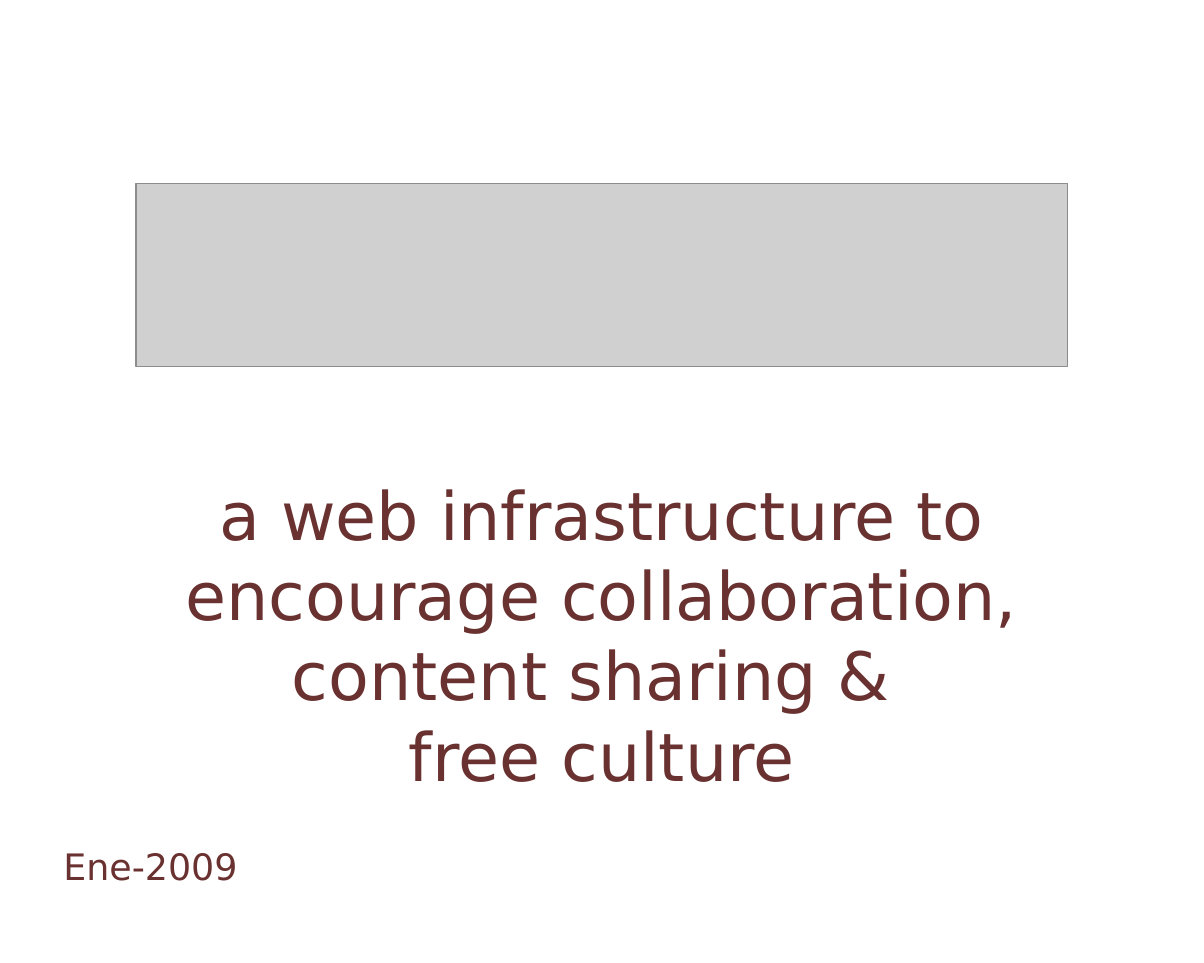
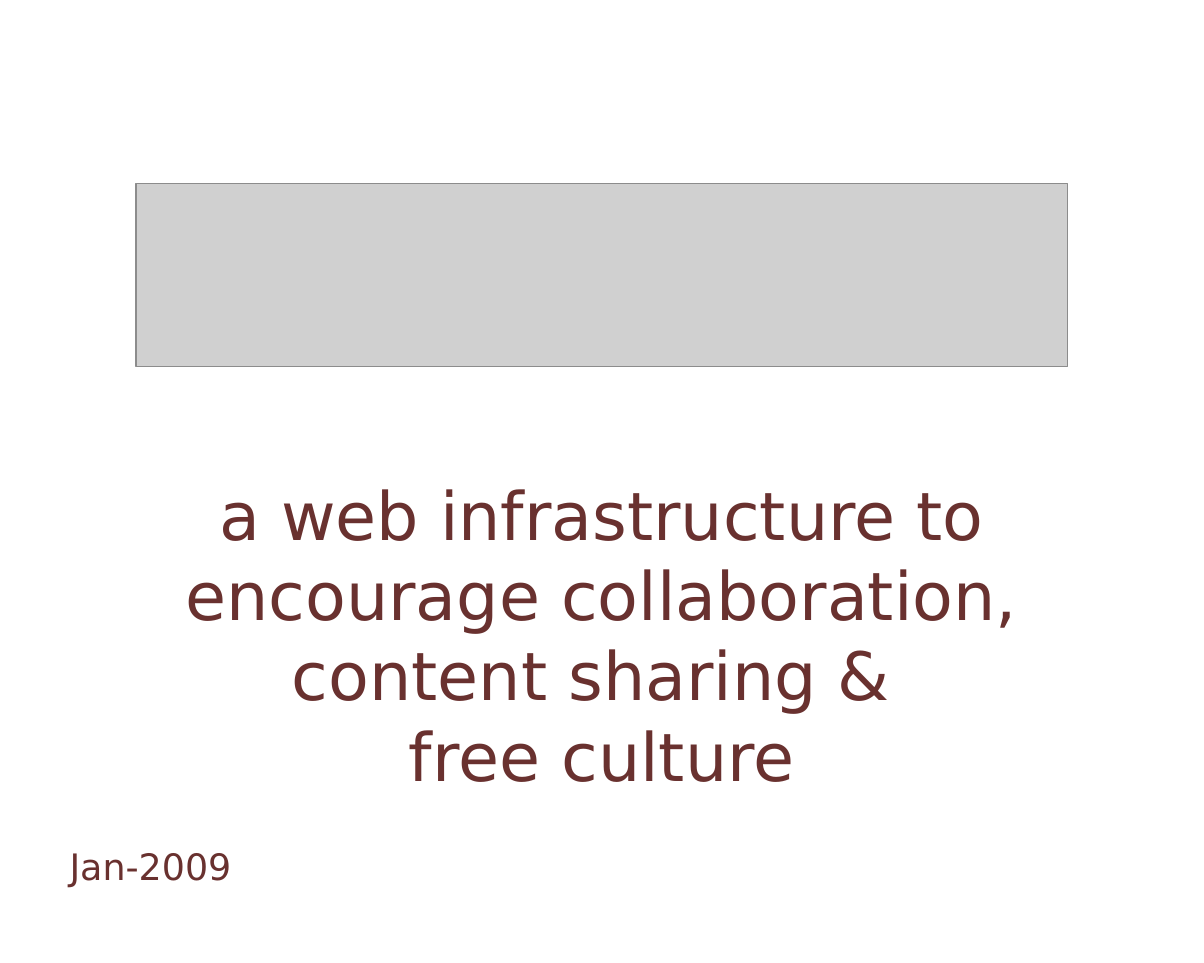
Before and after one commit to comunes/kune, a slide deck: slide 1 of doc/kune-dic-08.odp. Drawn at 1204x963 pixels with LibreOffice and Linux fonts; fonts in the diff are those of the drawing; grey boxes stand for pictures; background and template pictures are left out. Boxes give left, top, right and bottom in pixels: in the first picture for what was removed or moved away, otherwise in the second. Text is boxed around its words. In the diff, an @@ line names an element or a change of style, - is before the commit and + after.

```diff
--- a/doc/kune-dic-08.odp
+++ b/doc/kune-dic-08.odp
@@ text at bbox=[70, 853, 232, 887]: text changed @@
-Ene-2009
+Jan-2009
```
Also in this commit, not shown: 2 other files.
